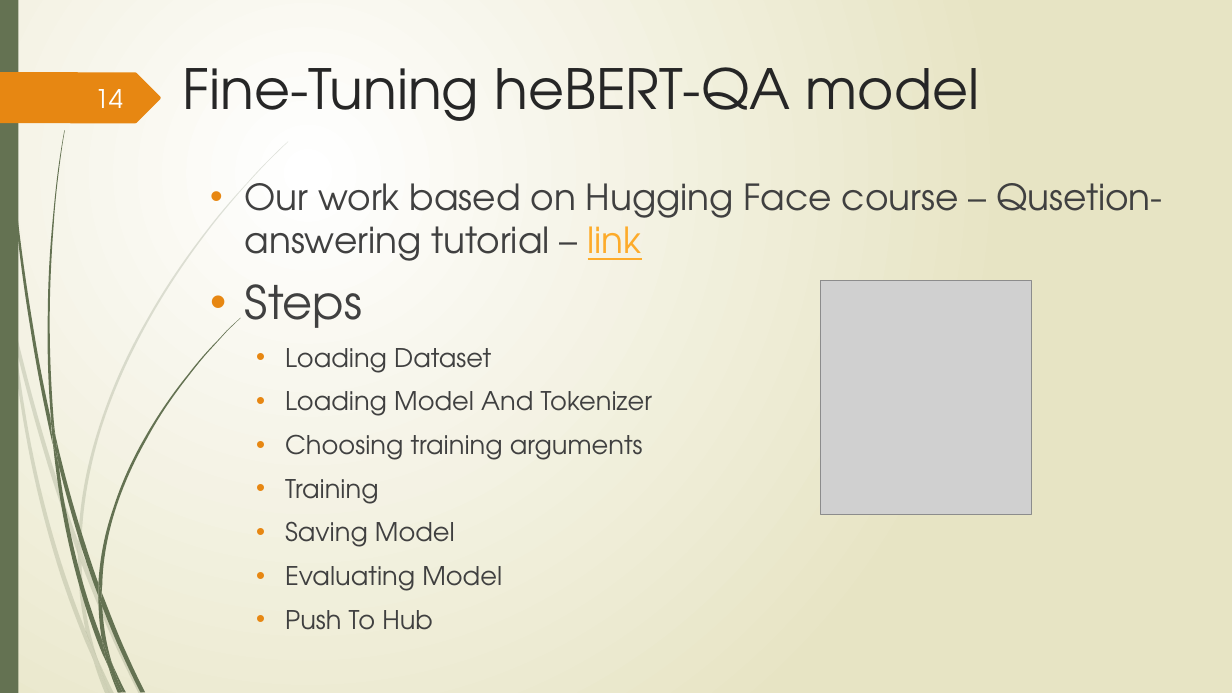
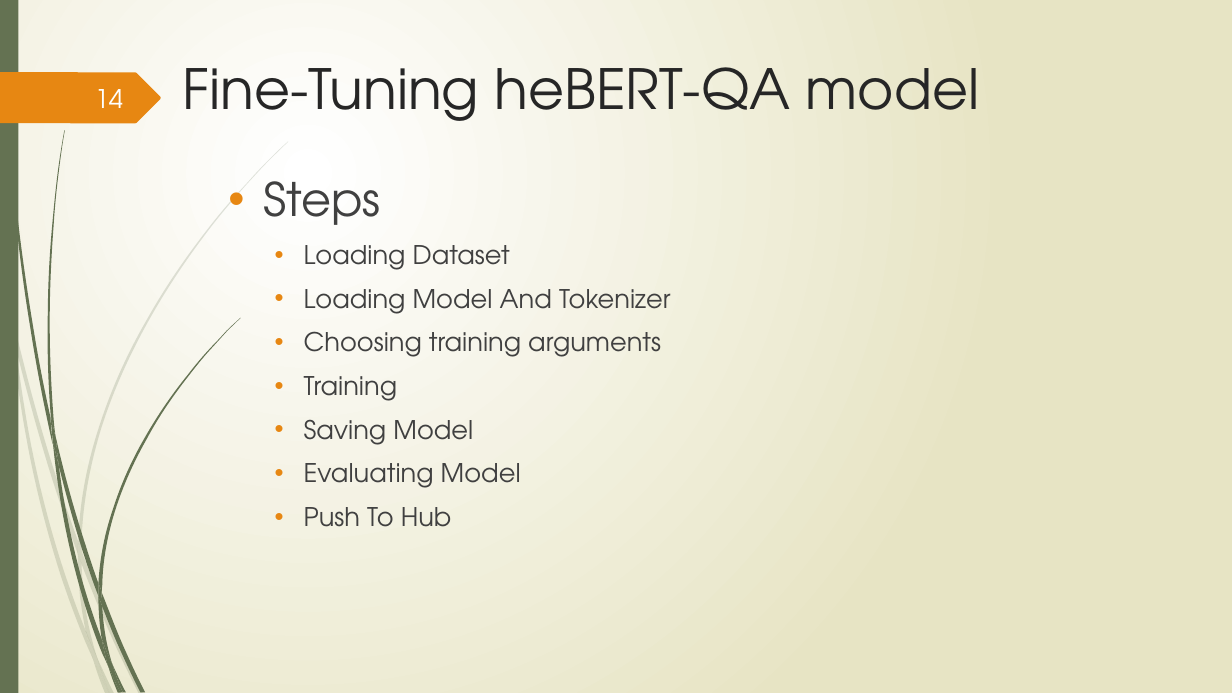
Before and after one commit to TechnionTDK/hebwiki-qa, a slide deck: slide 14 of Project Final Presentation .pptx. Drawn at 1232x693 pixels with LibreOffice and Linux fonts; fonts in the diff are those of the drawing; grey boxes stand for pictures. Boxes give left, top, right and bottom in pixels: in the first picture for what was removed or moved away, otherwise in the second. Text is boxed around its words. In the diff, an @@ line names an element or a change of style, - is before the commit and + after.

```diff
--- a/Project Final Presentation .pptx
+++ b/Project Final Presentation .pptx
@@ text "Steps" moved from (x1=245, y1=183, x2=1163, y2=630) to (x1=263, y1=181, x2=671, y2=527) @@
@@ text at (x1=245, y1=183, x2=1163, y2=261): paragraph removed @@
-• Our work based on Hugging Face course – Qusetion- answering tutorial – link
@@ picture removed at (x1=821, y1=281, x2=1031, y2=515) @@
```
Also in this commit, not shown: 4 other slides changed, 1 slide removed, 2 other files.
